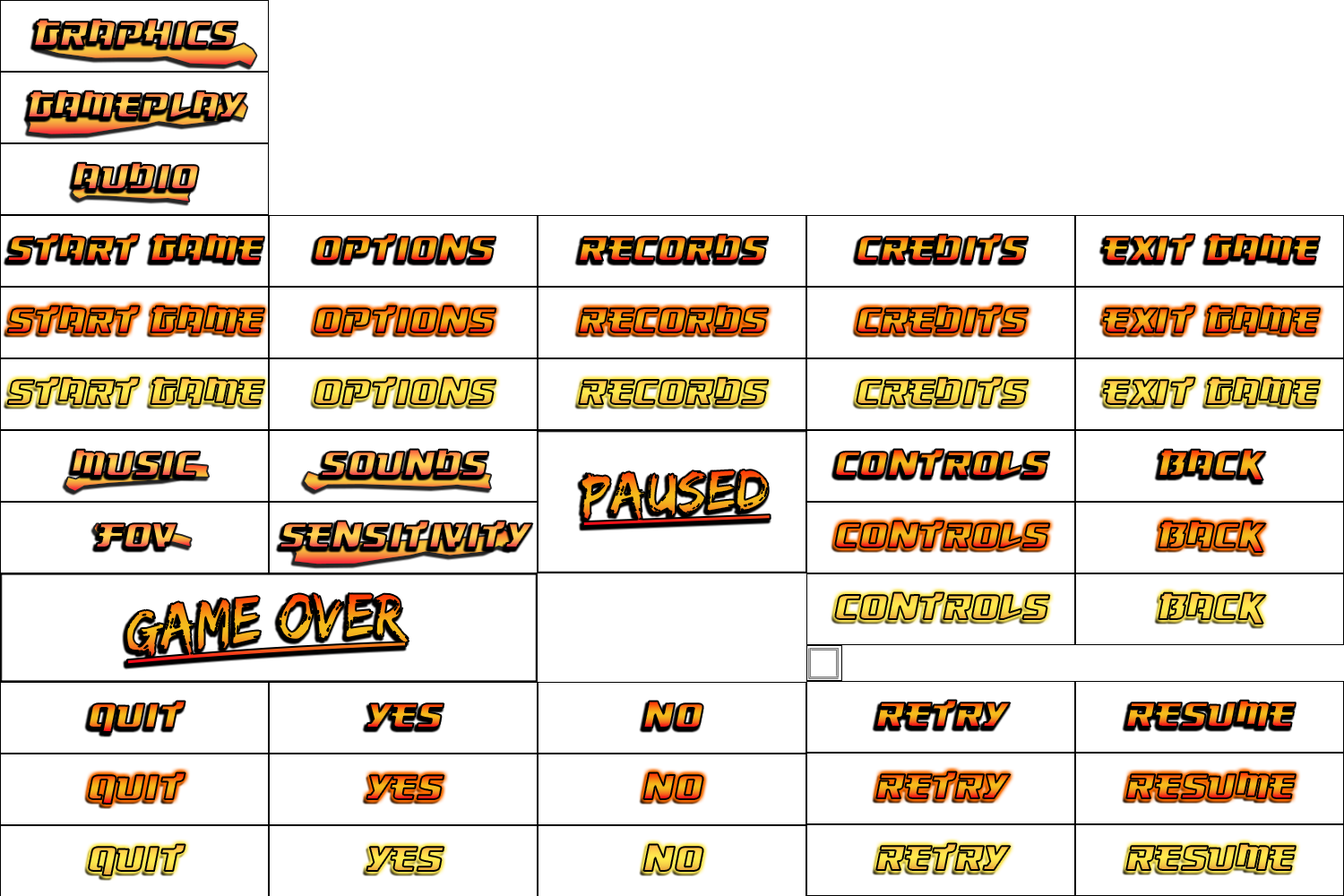
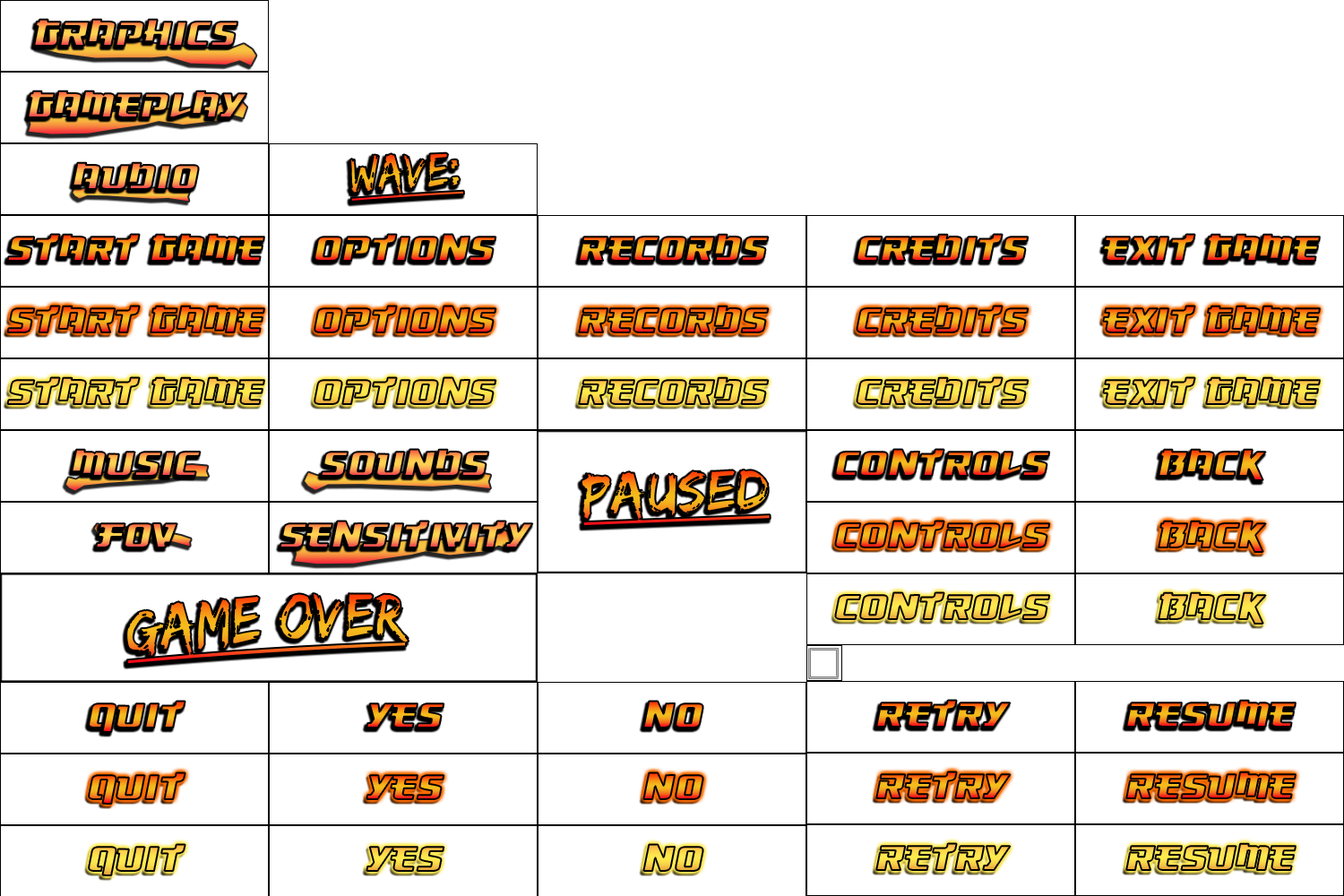
Two versions of the same layered image (1344 x 896). Layer-by-layer changes:
added group "Wave Counter" with 2 layers in group "Osaka Sans" over [268, 143, 538, 215]
added layer "Rectangle 1" (3rd of 46, in "Osaka Sans" › "Wave Counter") in group "Wave Counter" over [268, 143, 538, 215]
added layer "Wave:" in group "Wave Counter" over [349, 152, 464, 202]
